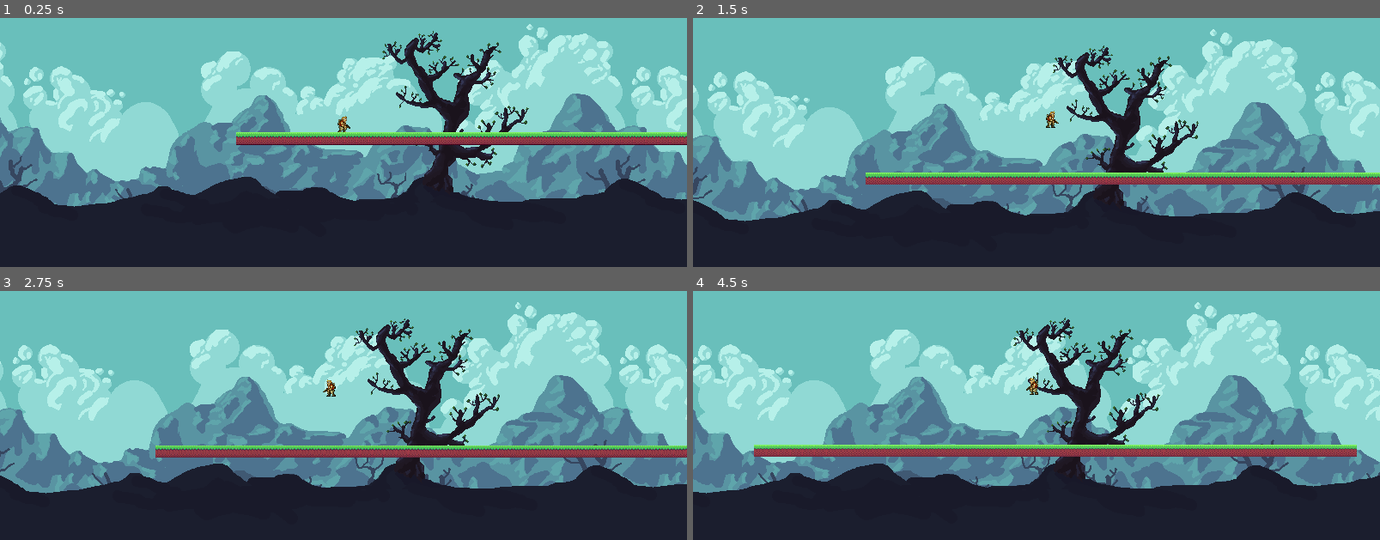
Above: before the commit, frames 1-4 (two rows, left to right).
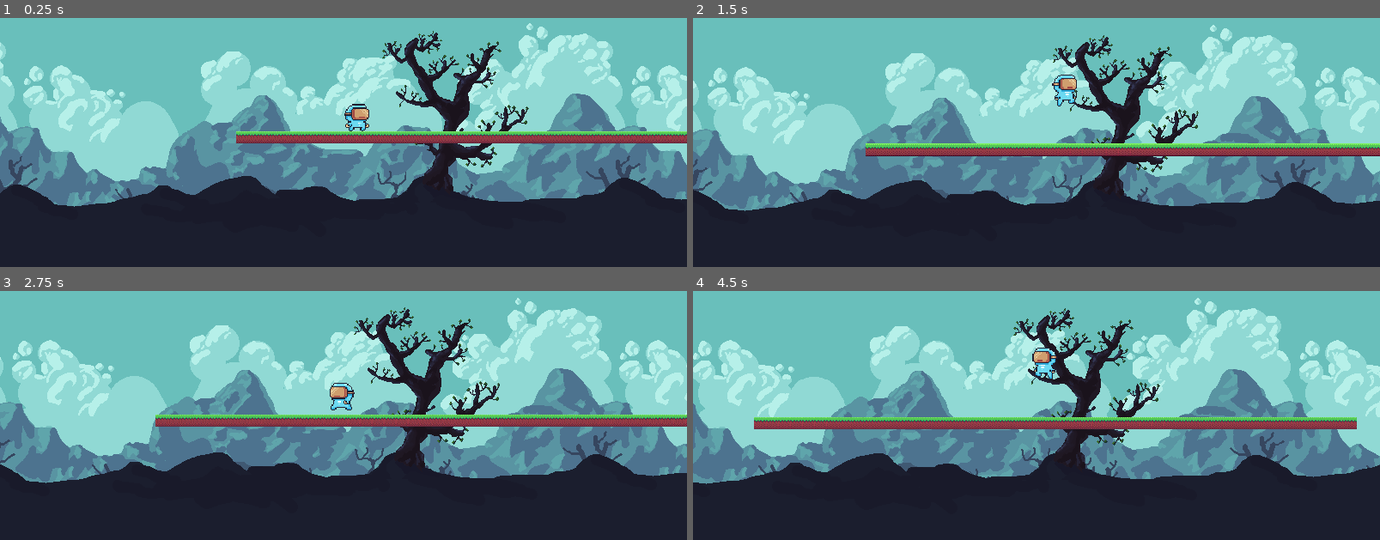
Above: after the commit, the same moments.

Repository: game-proyect-JM-SA/prueba-godot
Game: Godot game, scene res://mundo.tscn
Two runs of this game, one before a commit and one after it. Both use one fixed random seed, a clock stepped at 60 frames per second and the inputs below.
Inputs:
- Up to frame 1 (0.25 s): no input
- Up to frame 2 (1.5 s): hold Up (ui_up) 0.53-1.28 s; hold Right (ui_right) from 0.53 s (still down); tap Up (ui_up) at 1.35 s
- Up to frame 3 (2.75 s): tap Up (ui_up) at 1.52, 1.82 s; release Right (ui_right) at 2.03 s; hold Left (ui_left) from 2.03 s (still down); hold Up (ui_up) from 2.03 s (still down)
- Up to frame 4 (4.5 s): release Left (ui_left) at 2.78 s; release Up (ui_up) at 2.78 s; hold Right (ui_right) 2.78-4.28 s; tap Up (ui_up) at 2.85, 3.02, 3.32, 4.35 s; hold Up (ui_up) 3.53-4.28 s; hold Left (ui_left) from 4.28 s (still down)

The runs differ from the first frame. In frame 1, 4.0% of the frame differs, in the area x 0-100%, y 2-76%; in frame 2, 26%; in frame 3, 27%, in the area x 0-100%, y 2-82%; in frame 4, 26%.

Commit message:
movimiento implementado con animacion

Diff:
--- a/Player.gd
+++ b/Player.gd
@@ -4,7 +4,12 @@
 const JUMP_FORCE = -300.0
 const GRAVITY = 1100.0
 
-@onready var sprite = $Sprite2D  # Asegúrate de que el nodo se llama "Sprite2D"
+@onready var sprite = $AnimatedSprite2D  # Asegúrate de que este nombre coincida con el nodo de la animación
+
+func _ready():
+	print(sprite)  # Esto imprimirá el nodo o `null` si no se encuentra
+	if sprite == null:
+		print("Error: No se encontró el nodo AnimatedSprite2D")
 
 func _physics_process(delta):
 	# Aplicar gravedad
@@ -15,12 +20,20 @@
 	var direction = Input.get_axis("ui_left", "ui_right")
 	velocity.x = direction * SPEED
 
+	# Cambiar animación según el estado
+	if not is_on_floor():
+		sprite.play("roll")  # Asegúrate de tener una animación "jump"
+	elif direction != 0:
+		sprite.play("walk")  # Asegúrate de tener una animación "run"
+	else:
+		sprite.play("idle")  # Asegúrate de tener una animación "idle"
+
 	# Voltear el sprite sin afectar la escala
 	if direction != 0:
-		sprite.scale.x = abs(sprite.scale.x) * (-1 if direction < 0 else 1)
+		sprite.flip_h = direction < 0
 
 	# Salto
-	if is_on_floor() and Input.is_action_pressed("ui_up"):
+	if is_on_floor() and Input.is_action_just_pressed("ui_up"):
 		velocity.y = JUMP_FORCE
 
 	# Mover el personaje con colisiones
--- a/Player.tscn
+++ b/Player.tscn
@@ -1,22 +1,347 @@
-[gd_scene load_steps=4 format=3 uid="uid://drsyr0ts3qxau"]
+[gd_scene load_steps=48 format=3 uid="uid://drsyr0ts3qxau"]
 
 [ext_resource type="Script" path="res://Player.gd" id="1"]
-[ext_resource type="Texture2D" uid="uid://cx5mxh3cd76h5" path="res://Assets/metalslug.png" id="2_kpjcp"]
+[ext_resource type="Texture2D" uid="uid://b0fkypq6l6nb1" path="res://Assets/Main Characters/Virtual Guy.png" id="2_dltrm"]
+
+[sub_resource type="AtlasTexture" id="AtlasTexture_3o0gv"]
+atlas = ExtResource("2_dltrm")
+region = Rect2(0, 0, 32, 32)
+
+[sub_resource type="AtlasTexture" id="AtlasTexture_ti184"]
+atlas = ExtResource("2_dltrm")
+region = Rect2(32, 0, 32, 32)
+
+[sub_resource type="AtlasTexture" id="AtlasTexture_lsgqd"]
+atlas = ExtResource("2_dltrm")
+region = Rect2(64, 0, 32, 32)
+
+[sub_resource type="AtlasTexture" id="AtlasTexture_303cc"]
+atlas = ExtResource("2_dltrm")
+region = Rect2(96, 0, 32, 32)
+
+[sub_resource type="AtlasTexture" id="AtlasTexture_8oy0k"]
+atlas = ExtResource("2_dltrm")
+region = Rect2(128, 0, 32, 32)
+
+[sub_resource type="AtlasTexture" id="AtlasTexture_rky31"]
+atlas = ExtResource("2_dltrm")
+region = Rect2(160, 0, 32, 32)
+
+[sub_resource type="AtlasTexture" id="AtlasTexture_6jloe"]
+atlas = ExtResource("2_dltrm")
+region = Rect2(192, 0, 32, 32)
+
+[sub_resource type="AtlasTexture" id="AtlasTexture_pcn0q"]
+atlas = ExtResource("2_dltrm")
+region = Rect2(224, 0, 32, 32)
+
+[sub_resource type="AtlasTexture" id="AtlasTexture_lfw1g"]
+atlas = ExtResource("2_dltrm")
+region = Rect2(256, 0, 32, 32)
+
+[sub_resource type="AtlasTexture" id="AtlasTexture_xsl6q"]
+atlas = ExtResource("2_dltrm")
+region = Rect2(288, 0, 32, 32)
+
+[sub_resource type="AtlasTexture" id="AtlasTexture_tvw07"]
+atlas = ExtResource("2_dltrm")
+region = Rect2(320, 0, 32, 32)
+
+[sub_resource type="AtlasTexture" id="AtlasTexture_q3f0u"]
+atlas = ExtResource("2_dltrm")
+region = Rect2(0, 96, 32, 32)
+
+[sub_resource type="AtlasTexture" id="AtlasTexture_sn4ix"]
+atlas = ExtResource("2_dltrm")
+region = Rect2(32, 96, 32, 32)
+
+[sub_resource type="AtlasTexture" id="AtlasTexture_si1rn"]
+atlas = ExtResource("2_dltrm")
+region = Rect2(64, 96, 32, 32)
+
+[sub_resource type="AtlasTexture" id="AtlasTexture_bsv2a"]
+atlas = ExtResource("2_dltrm")
+region = Rect2(96, 96, 32, 32)
+
+[sub_resource type="AtlasTexture" id="AtlasTexture_0wukb"]
+atlas = ExtResource("2_dltrm")
+region = Rect2(128, 96, 32, 32)
+
+[sub_resource type="AtlasTexture" id="AtlasTexture_y1crg"]
+atlas = ExtResource("2_dltrm")
+region = Rect2(160, 96, 32, 32)
+
+[sub_resource type="AtlasTexture" id="AtlasTexture_tqc3c"]
+atlas = ExtResource("2_dltrm")
+region = Rect2(192, 96, 32, 32)
+
+[sub_resource type="AtlasTexture" id="AtlasTexture_redvh"]
+atlas = ExtResource("2_dltrm")
+region = Rect2(224, 96, 32, 32)
+
+[sub_resource type="AtlasTexture" id="AtlasTexture_yeyp2"]
+atlas = ExtResource("2_dltrm")
+region = Rect2(256, 96, 32, 32)
+
+[sub_resource type="AtlasTexture" id="AtlasTexture_xq4oj"]
+atlas = ExtResource("2_dltrm")
+region = Rect2(288, 96, 32, 32)
+
+[sub_resource type="AtlasTexture" id="AtlasTexture_rbrs4"]
+atlas = ExtResource("2_dltrm")
+region = Rect2(0, 64, 32, 32)
+
+[sub_resource type="AtlasTexture" id="AtlasTexture_a6pgp"]
+atlas = ExtResource("2_dltrm")
+region = Rect2(32, 64, 32, 32)
+
+[sub_resource type="AtlasTexture" id="AtlasTexture_q6b71"]
+atlas = ExtResource("2_dltrm")
+region = Rect2(64, 64, 32, 32)
+
+[sub_resource type="AtlasTexture" id="AtlasTexture_8f1ji"]
+atlas = ExtResource("2_dltrm")
+region = Rect2(96, 64, 32, 32)
+
+[sub_resource type="AtlasTexture" id="AtlasTexture_o8tyr"]
+atlas = ExtResource("2_dltrm")
+region = Rect2(128, 64, 32, 32)
+
+[sub_resource type="AtlasTexture" id="AtlasTexture_42i5g"]
+atlas = ExtResource("2_dltrm")
+region = Rect2(160, 64, 32, 32)
+
+[sub_resource type="AtlasTexture" id="AtlasTexture_nrwcd"]
+atlas = ExtResource("2_dltrm")
+region = Rect2(192, 64, 32, 32)
+
+[sub_resource type="AtlasTexture" id="AtlasTexture_3b8ya"]
+atlas = ExtResource("2_dltrm")
+region = Rect2(224, 64, 32, 32)
+
+[sub_resource type="AtlasTexture" id="AtlasTexture_uhyu8"]
+atlas = ExtResource("2_dltrm")
+region = Rect2(256, 64, 32, 32)
+
+[sub_resource type="AtlasTexture" id="AtlasTexture_3mhns"]
+atlas = ExtResource("2_dltrm")
+region = Rect2(288, 64, 32, 32)
+
+[sub_resource type="AtlasTexture" id="AtlasTexture_4jqid"]
+atlas = ExtResource("2_dltrm")
+region = Rect2(320, 64, 32, 32)
+
+[sub_resource type="AtlasTexture" id="AtlasTexture_7isl1"]
+atlas = ExtResource("2_dltrm")
+region = Rect2(0, 32, 32, 32)
+
+[sub_resource type="AtlasTexture" id="AtlasTexture_xkiw1"]
+atlas = ExtResource("2_dltrm")
+region = Rect2(32, 32, 32, 32)
+
+[sub_resource type="AtlasTexture" id="AtlasTexture_8njhn"]
+atlas = ExtResource("2_dltrm")
+region = Rect2(64, 32, 32, 32)
+
+[sub_resource type="AtlasTexture" id="AtlasTexture_eqfau"]
+atlas = ExtResource("2_dltrm")
+region = Rect2(96, 32, 32, 32)
+
+[sub_resource type="AtlasTexture" id="AtlasTexture_364wd"]
+atlas = ExtResource("2_dltrm")
+region = Rect2(128, 32, 32, 32)
+
+[sub_resource type="AtlasTexture" id="AtlasTexture_741n2"]
+atlas = ExtResource("2_dltrm")
+region = Rect2(160, 32, 32, 32)
+
+[sub_resource type="AtlasTexture" id="AtlasTexture_wa6f8"]
+atlas = ExtResource("2_dltrm")
+region = Rect2(192, 32, 32, 32)
+
+[sub_resource type="AtlasTexture" id="AtlasTexture_df5hn"]
+atlas = ExtResource("2_dltrm")
+region = Rect2(224, 32, 32, 32)
+
+[sub_resource type="AtlasTexture" id="AtlasTexture_qr2iu"]
+atlas = ExtResource("2_dltrm")
+region = Rect2(256, 32, 32, 32)
+
+[sub_resource type="AtlasTexture" id="AtlasTexture_d3s8o"]
+atlas = ExtResource("2_dltrm")
+region = Rect2(288, 32, 32, 32)
+
+[sub_resource type="AtlasTexture" id="AtlasTexture_a28yn"]
+atlas = ExtResource("2_dltrm")
+region = Rect2(320, 32, 32, 32)
+
+[sub_resource type="SpriteFrames" id="SpriteFrames_fvoib"]
+animations = [{
+"frames": [{
+"duration": 1.0,
+"texture": SubResource("AtlasTexture_3o0gv")
+}, {
+"duration": 1.0,
+"texture": SubResource("AtlasTexture_ti184")
+}, {
+"duration": 1.0,
+"texture": SubResource("AtlasTexture_lsgqd")
+}, {
+"duration": 1.0,
+"texture": SubResource("AtlasTexture_303cc")
+}, {
+"duration": 1.0,
+"texture": SubResource("AtlasTexture_8oy0k")
+}, {
+"duration": 1.0,
+"texture": SubResource("AtlasTexture_rky31")
+}, {
+"duration": 1.0,
+"texture": SubResource("AtlasTexture_6jloe")
+}, {
+"duration": 1.0,
+"texture": SubResource("AtlasTexture_pcn0q")
+}, {
+"duration": 1.0,
+"texture": SubResource("AtlasTexture_lfw1g")
+}, {
+"duration": 1.0,
+"texture": SubResource("AtlasTexture_xsl6q")
+}, {
+"duration": 1.0,
+"texture": SubResource("AtlasTexture_tvw07")
+}],
+"loop": true,
+"name": &"idle",
+"speed": 12.0
+}, {
+"frames": [{
+"duration": 1.0,
+"texture": SubResource("AtlasTexture_q3f0u")
+}, {
+"duration": 1.0,
+"texture": SubResource("AtlasTexture_sn4ix")
+}, {
+"duration": 1.0,
+"texture": SubResource("AtlasTexture_si1rn")
+}, {
+"duration": 1.0,
+"texture": SubResource("AtlasTexture_bsv2a")
+}, {
+"duration": 1.0,
+"texture": SubResource("AtlasTexture_0wukb")
+}, {
+"duration": 1.0,
+"texture": SubResource("AtlasTexture_y1crg")
+}, {
+"duration": 1.0,
+"texture": SubResource("AtlasTexture_tqc3c")
+}, {
+"duration": 1.0,
+"texture": SubResource("AtlasTexture_redvh")
+}, {
+"duration": 1.0,
+"texture": SubResource("AtlasTexture_yeyp2")
+}, {
+"duration": 1.0,
+"texture": SubResource("AtlasTexture_xq4oj")
+}],
+"loop": true,
+"name": &"new_animation",
+"speed": 14.0
+}, {
+"frames": [{
+"duration": 1.0,
+"texture": SubResource("AtlasTexture_rbrs4")
+}, {
+"duration": 1.0,
+"texture": SubResource("AtlasTexture_a6pgp")
+}, {
+"duration": 1.0,
+"texture": SubResource("AtlasTexture_q6b71")
+}, {
+"duration": 1.0,
+"texture": SubResource("AtlasTexture_8f1ji")
+}, {
+"duration": 1.0,
+"texture": SubResource("AtlasTexture_o8tyr")
+}, {
+"duration": 1.0,
+"texture": SubResource("AtlasTexture_42i5g")
+}, {
+"duration": 1.0,
+"texture": SubResource("AtlasTexture_nrwcd")
+}, {
+"duration": 1.0,
+"texture": SubResource("AtlasTexture_3b8ya")
+}, {
+"duration": 1.0,
+"texture": SubResource("AtlasTexture_uhyu8")
+}, {
+"duration": 1.0,
+"texture": SubResource("AtlasTexture_3mhns")
+}, {
+"duration": 1.0,
+"texture": SubResource("AtlasTexture_4jqid")
+}],
+"loop": true,
+"name": &"roll",
+"speed": 16.0
+}, {
+"frames": [{
+"duration": 1.0,
+"texture": SubResource("AtlasTexture_7isl1")
+}, {
+"duration": 1.0,
+"texture": SubResource("AtlasTexture_xkiw1")
+}, {
+"duration": 1.0,
+"texture": SubResource("AtlasTexture_8njhn")
+}, {
+"duration": 1.0,
+"texture": SubResource("AtlasTexture_eqfau")
+}, {
+"duration": 1.0,
+"texture": SubResource("AtlasTexture_364wd")
+}, {
+"duration": 1.0,
+"texture": SubResource("AtlasTexture_741n2")
+}, {
+"duration": 1.0,
+"texture": SubResource("AtlasTexture_wa6f8")
+}, {
+"duration": 1.0,
+"texture": SubResource("AtlasTexture_df5hn")
+}, {
+"duration": 1.0,
+"texture": SubResource("AtlasTexture_qr2iu")
+}, {
+"duration": 1.0,
+"texture": SubResource("AtlasTexture_d3s8o")
+}, {
+"duration": 1.0,
+"texture": SubResource("AtlasTexture_a28yn")
+}],
+"loop": true,
+"name": &"walk",
+"speed": 12.0
+}]
 
 [sub_resource type="RectangleShape2D" id="1"]
-size = Vector2(8, 14)
+size = Vector2(11.0461, 11.3266)
 
 [node name="Player" type="CharacterBody2D"]
-position = Vector2(1, 1)
 script = ExtResource("1")
 
-[node name="Sprite2D" type="Sprite2D" parent="."]
-position = Vector2(0.392365, -1.65488)
-scale = Vector2(0.180978, 0.181522)
-texture = ExtResource("2_kpjcp")
+[node name="AnimatedSprite2D" type="AnimatedSprite2D" parent="."]
+texture_filter = 1
+position = Vector2(5.4375, -5.46469)
+scale = Vector2(0.472656, 0.47502)
+sprite_frames = SubResource("SpriteFrames_fvoib")
+animation = &"walk"
 
 [node name="CollisionShape2D" type="CollisionShape2D" parent="."]
-position = Vector2(-0.357635, -0.154877)
+position = Vector2(5.477, -3.33672)
 shape = SubResource("1")
 
 [node name="Camera2D" type="Camera2D" parent="."]
--- a/mundo.tscn
+++ b/mundo.tscn
@@ -14,6 +14,7 @@
 [node name="Player" parent="." instance=ExtResource("1")]
 top_level = true
 position = Vector2(88, 195)
+scale = Vector2(2, 2)
 
 [node name="pisos" type="Node" parent="."]
 
Binary file added: Assets/Main Characters/prueba.png
Not shown, added: Assets/Main Characters/prueba.png.import
